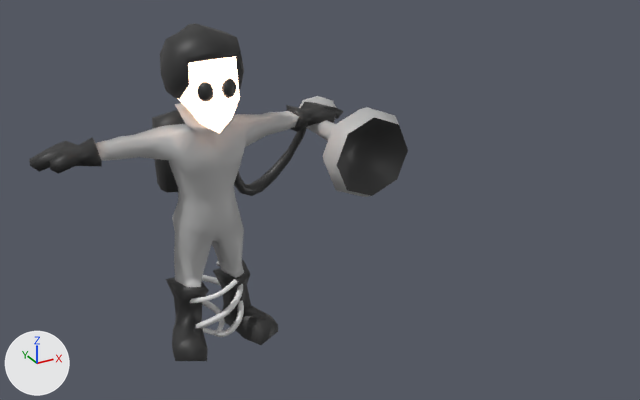
The glTF model public/assets/player/character.glb, before and after one commit.
Camera for both pictures: a 50 mm camera at (-10.7, -27.8, 18.6) aimed at (3.0, -2.9, 6.2). The lights are fixed; the arrows at lower left show +X, +Y and +Z. The picture after the commit comes second. Where no turn or scale is listed for an object, it has been applied to the vertices. Vertices at exactly the same position are counted once.

Before the edit, the objects in view are built like this:
```python
me_béziercurve_001 = bpy.data.meshes.new('BézierCurve.001')
me_béziercurve_001.from_pydata(...)  # 100 vertices, 192 faces; spans x -1.12..1.12, y -1.07..0.75, z -0.11..2.7
me_béziercurve_002 = bpy.data.meshes.new('BézierCurve.002')
me_béziercurve_002.from_pydata(...)  # 100 vertices, 192 faces; spans x -0.96..1.12, y -1.13..0.97, z -0.11..2.7
me_cube_003 = bpy.data.meshes.new('Cube.003')
me_cube_003.from_pydata(...)  # 570 vertices, 1100 faces; spans x -5.96..6.61, y -3.23..4.29, z 0.0..12.02
# faces by material slot: [38, 714, 348]
me_cube_003.materials.append(mat_body)  # black #000000, glowing beige #ffd5b8
me_cube_003.materials.append(mat_black)  # black #2d2d2d
me_cube_003.materials.append(mat_cloth)  # grey #b5b5b5
ob_béziercurve_001 = bpy.data.objects.new('BézierCurve.001', me_béziercurve_001)
ob_béziercurve_001.location = (0.0, 0.0, 0.0)
ob_béziercurve_001.rotation_euler = (0.0, 0.0, -1.047)  # degrees (0, 0, -60)
ob_béziercurve_002 = bpy.data.objects.new('BézierCurve.002', me_béziercurve_001)
ob_béziercurve_002.location = (0.0, 0.0, 0.0)
ob_béziercurve_002.rotation_euler = (0.0, 0.0, 3.142)  # degrees (0, 0, 180)
ob_béziercurve_003 = bpy.data.objects.new('BézierCurve.003', me_béziercurve_002)
ob_béziercurve_003.location = (0.0, 0.0, 0.0)
ob_player = bpy.data.objects.new('Player', me_cube_003)
ob_player.location = (0.0, 0.0, 0.0)
```
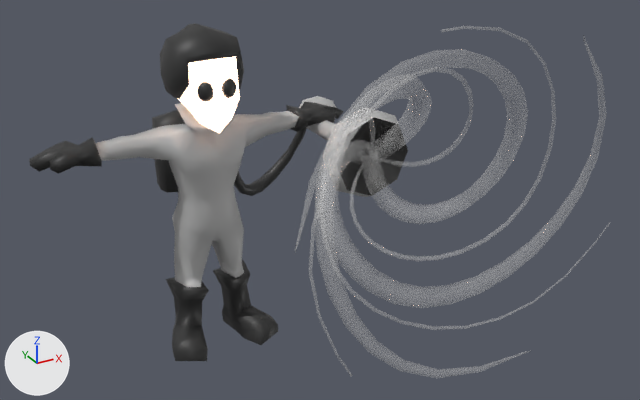
Pixel boxes [x1, y1, x2, y2] of what changed, in the pictures (640 x 400 px):
'Player', reshaped (53% wider)
    before: [29, 23, 408, 361]
    after: [29, 23, 610, 378]
'BézierCurve.003', deleted
    before: [196, 261, 243, 336]
'BézierCurve.001', deleted
    before: [190, 279, 237, 331]
'BézierCurve.002', deleted
    before: [202, 275, 244, 337]
part 1 of me_cube_003, added
    after: [341, 115, 610, 330]
part 2 of me_cube_003, added
    after: [350, 26, 556, 261]
part 3 of me_cube_003, added
    after: [309, 68, 474, 377]
part 4 of me_cube_003, added
    after: [315, 35, 607, 308]
part 5 of me_cube_003, added
    after: [294, 49, 528, 253]
part 6 of me_cube_003, added
    after: [314, 77, 532, 378]

Diff of the bpy script that builds the scene:
```diff
--- a/public/assets/player/character.glb.py
+++ b/public/assets/player/character.glb.py
@@ mat_material @@
+mat_material = principled_material('Material')
+mat_material.base_color = (0.8, 0.8, 0.8)  # white #e7e7e7
+mat_material.alpha = 0.168
@@ me_cube_003 @@
 # used by ob_player; location = (0.0, 0.0, 0.0)
-me_cube_003.from_pydata(...)  # 570 vertices, 1100 faces; spans x -5.96..6.61, y -3.23..4.29, z 0.0..12.02
+me_cube_003.from_pydata(...)  # 1170 vertices, 2252 faces; spans x -5.96..10.8, y -9.08..4.29, z 0.0..13.3
+# me_cube_003 part 1: a new loose piece of 100 vertices spanning x 1.23..10.8, y -8.9..-3.05, z 2.74..9.61, in mat_material (white #e7e7e7)
+# me_cube_003 part 2: a new loose piece of 100 vertices spanning x 3.32..9.24, y -8.9..-3.05, z 4.21..13.3, in mat_material (white #e7e7e7)
+# me_cube_003 part 3: a new loose piece of 100 vertices spanning x -0.37..7.74, y -8.9..-3.05, z 3.17..11.53, in mat_material (white #e7e7e7)
+# me_cube_003 part 4: a new loose piece of 100 vertices spanning x 1.87..10.48, y -9.08..-2.62, z 3.19..12.62, in mat_material (white #e7e7e7)
+# me_cube_003 part 5: a new loose piece of 100 vertices spanning x -1.21..8.97, y -9.08..-2.62, z 5.09..12.42, in mat_material (white #e7e7e7)
+# me_cube_003 part 6: a new loose piece of 100 vertices spanning x 0.5..7.71, y -9.08..-2.62, z 1.58..11.05, in mat_material (white #e7e7e7)
 me_cube_003.materials.append(mat_body)
@@ me_cube_003 @@
 me_cube_003.materials.append(mat_cloth)
+me_cube_003.materials.append(mat_material)  # white #e7e7e7
@@ ob_béziercurve_001 @@
-ob_béziercurve_001 = bpy.data.objects.new('BézierCurve.001', me_béziercurve_001)
-ob_béziercurve_001.location = (0.0, 0.0, 0.0)
-ob_béziercurve_001.rotation_euler = (0.0, 0.0, -1.047)  # degrees (0, 0, -60)
@@ ob_béziercurve_002 @@
-ob_béziercurve_002 = bpy.data.objects.new('BézierCurve.002', me_béziercurve_001)
-ob_béziercurve_002.location = (0.0, 0.0, 0.0)
-ob_béziercurve_002.rotation_euler = (0.0, 0.0, 3.142)  # degrees (0, 0, 180)
@@ ob_béziercurve_003 @@
-ob_béziercurve_003 = bpy.data.objects.new('BézierCurve.003', me_béziercurve_002)
-ob_béziercurve_003.location = (0.0, 0.0, 0.0)
```
